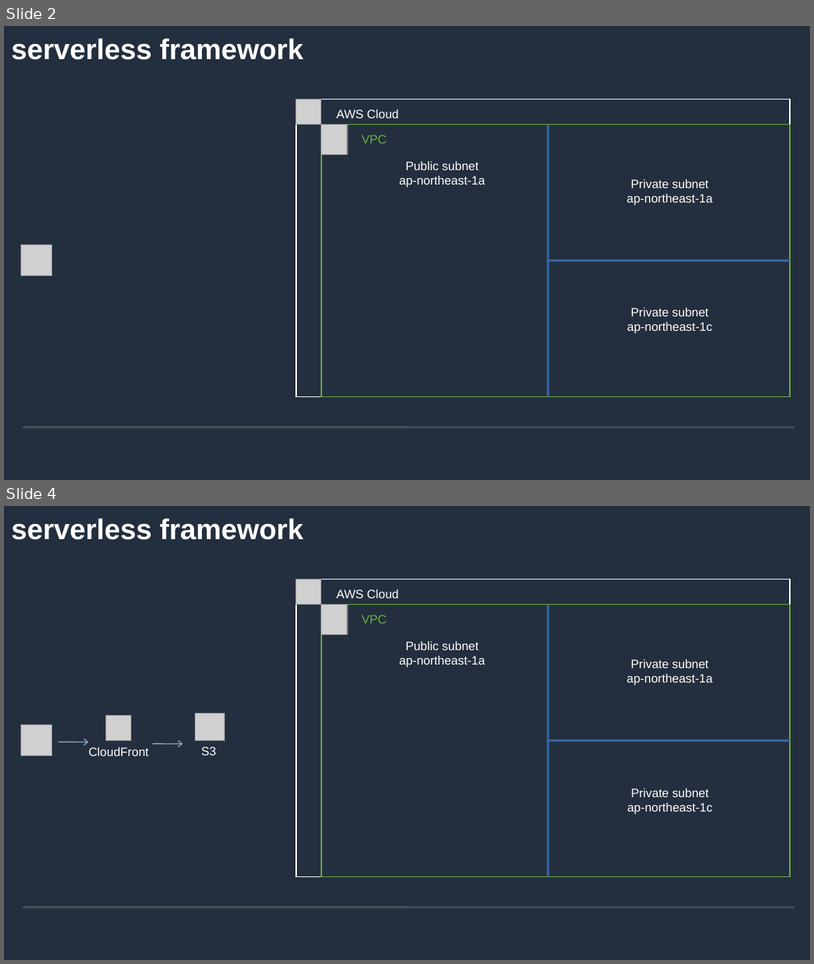
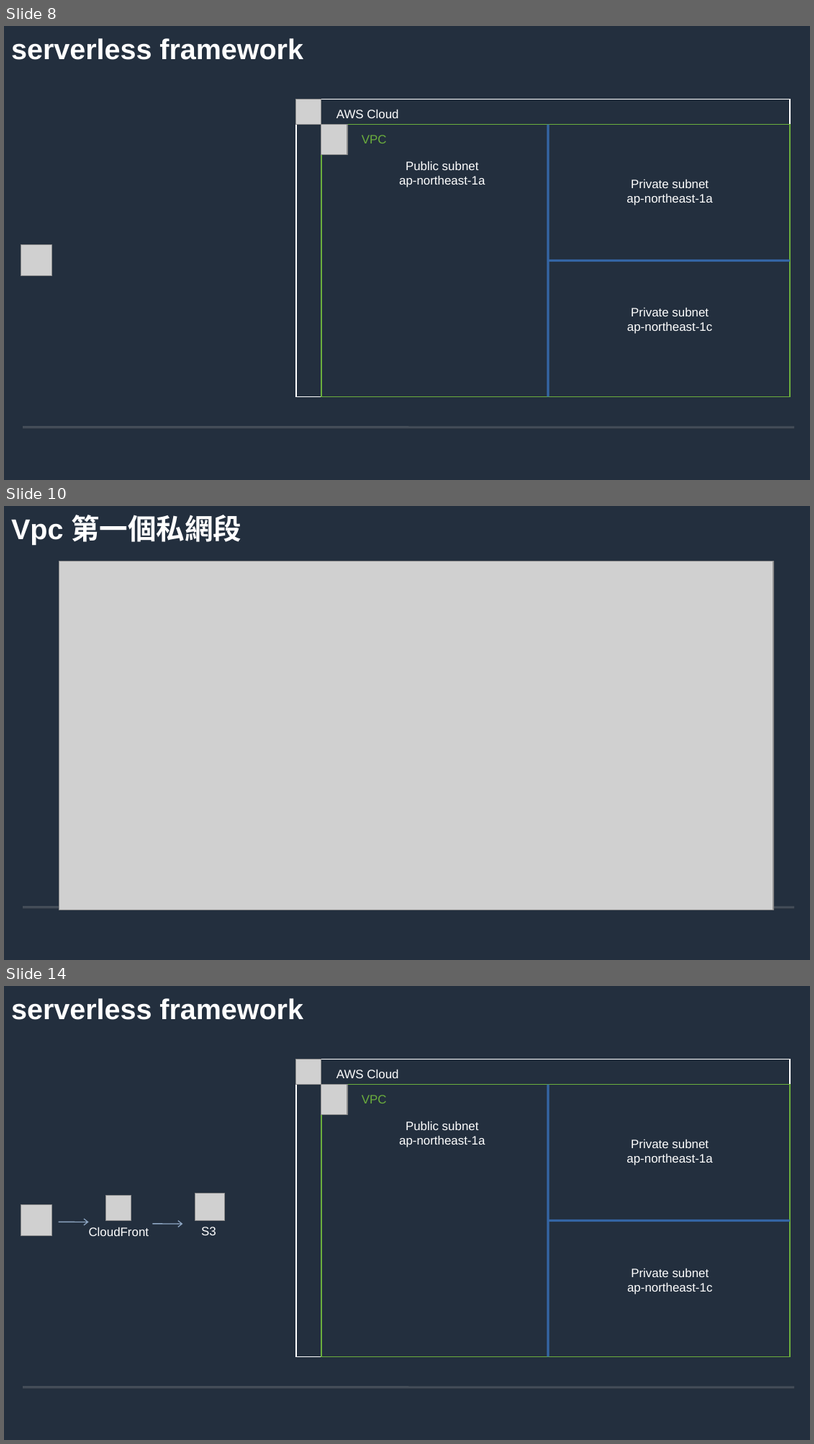
Before and after one commit to andygithub9/cfc104_2, a slide deck: 104.odp. Shown one above the other, each under a label of ours: slides 2 and 4 before the commit, slides 8, 10 and 14 after it; the slides between them are not shown. The pictures are 814x964 and 814x1444 pixels, drawn with LibreOffice and Linux fonts; fonts in the diff are those of the drawing; grey boxes stand for pictures; background and template pictures are left out. Boxes give left, top, right and bottom in pixels: in the first picture for what was removed or moved away, otherwise in the second. Text is boxed around its words. In the diff, an @@ line names an element or a change of style, - is before the commit and + after.

```diff
--- a/104.odp
+++ b/104.odp
@@ slide 10 added at [4,506,810,960], background #232F3E; not listed: 2 template elements that a slide beside it also shows @@
@@ title added at [11,515,242,544], 28 pt, text #FFFFFF, bold @@
+Vpc 第一個私網段
@@ picture added at [59,561,774,910] @@
@@ what was slide 2 is now slide 8 @@
@@ what was slide 4 is now slide 14 @@
```
Also in this commit, not shown: 2 slides changed, 19 other slides added.
